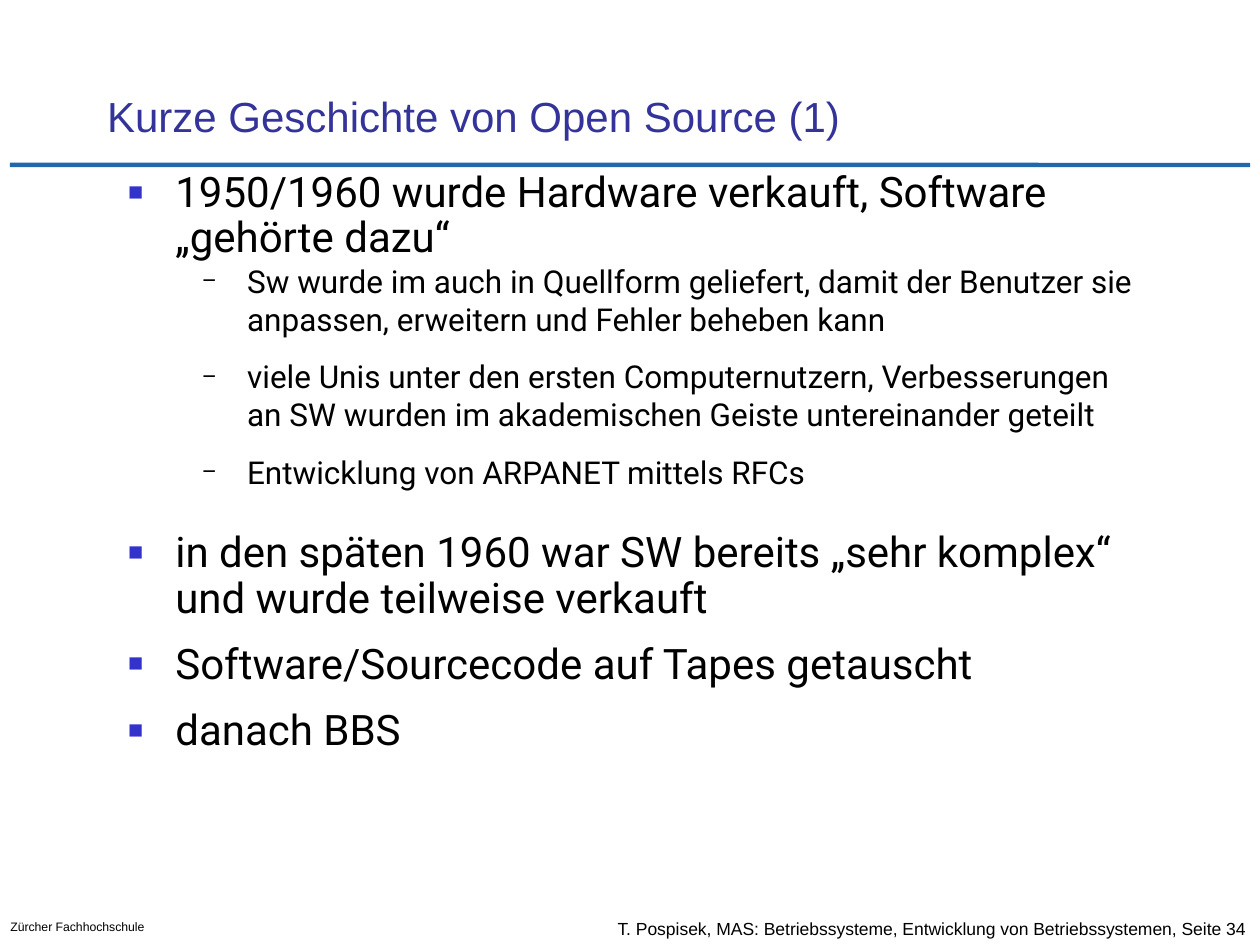
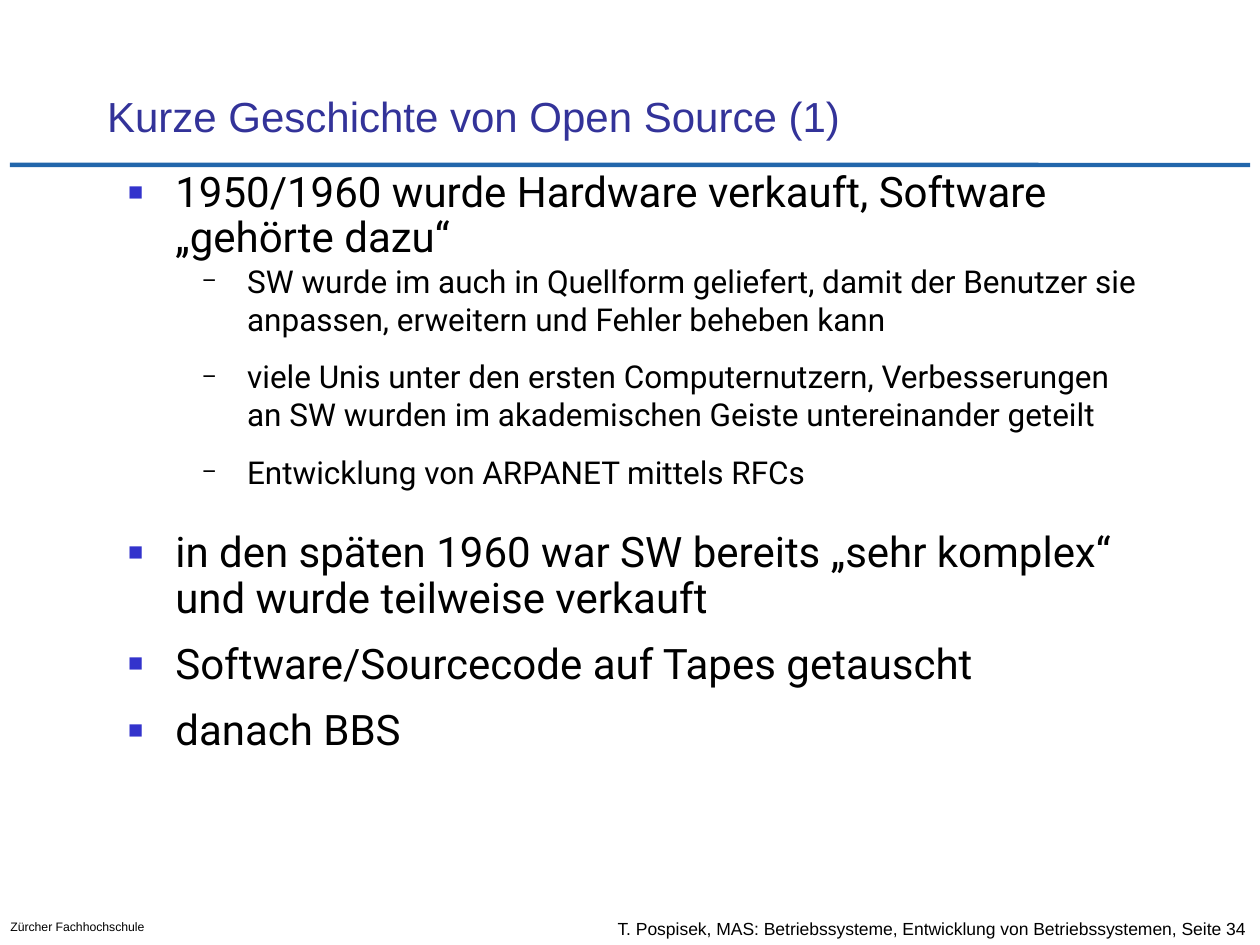
Before and after one commit to tpo/betriebssysteme, a slide deck: slide 34 of 01-2_Entwicklung_von_Betriebssystemen.odp. Drawn at 1260x945 pixels with LibreOffice and Linux fonts; fonts in the diff are those of the drawing; background and template pictures are left out. Boxes give left, top, right and bottom in pixels: in the first picture for what was removed or moved away, otherwise in the second. Text is boxed around its words. In the diff, an @@ line names an element or a change of style, - is before the commit and + after.

```diff
--- a/01-2_Entwicklung_von_Betriebssystemen.odp
+++ b/01-2_Entwicklung_von_Betriebssystemen.odp
@@ text at [247,269,1136,338]: text changed @@
-  − Sw wurde im auch in Quellform geliefert, damit der Benutzer sie anpassen, erweitern und Fehler beheben kann
+  − SW wurde im auch in Quellform geliefert, damit der Benutzer sie anpassen, erweitern und Fehler beheben kann
```
Also in this commit, not shown: 1 other slide changed, 1 other file.
